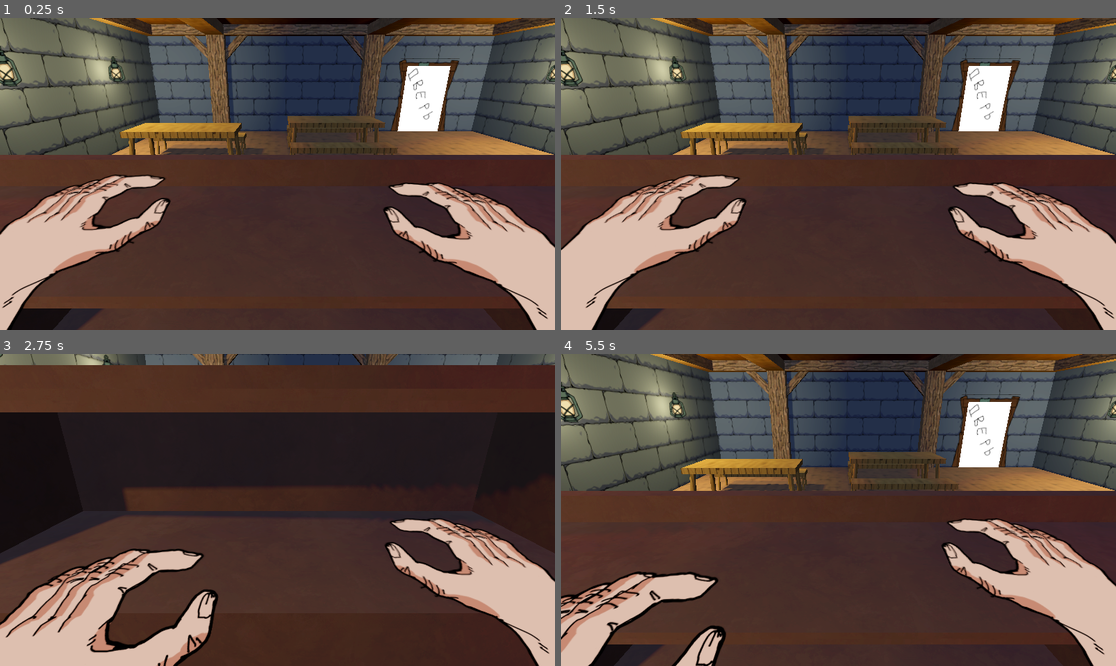
Above: before the commit, frames 1-4 (two rows, left to right).
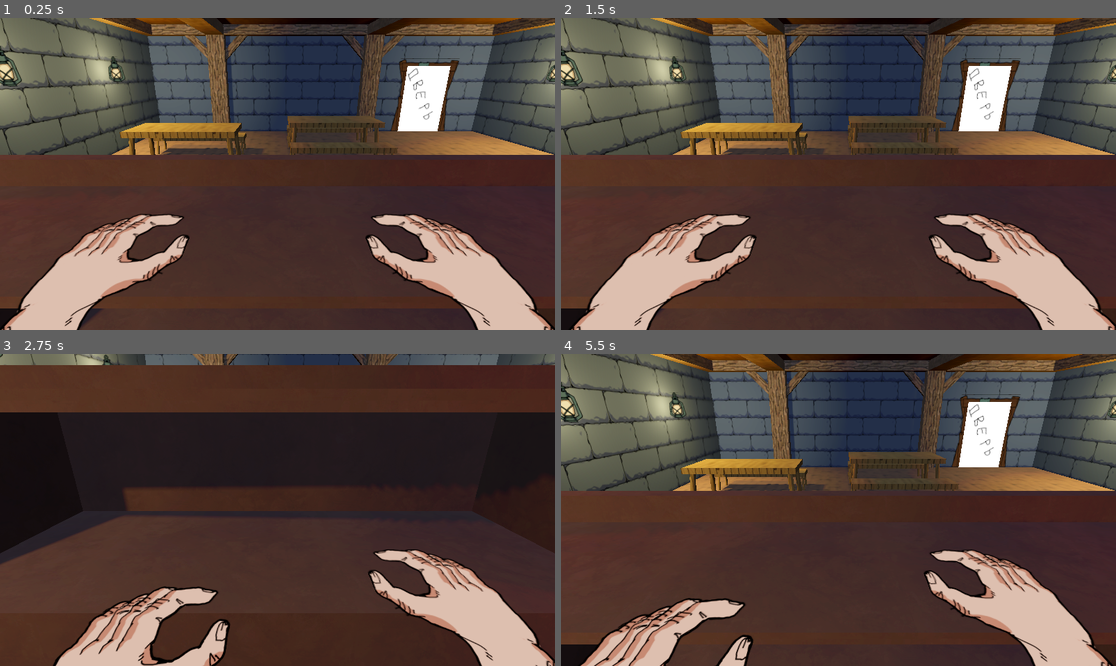
Above: after the commit, the same moments.

Repository: FinishedGames/FinishedGame3
Game: Godot game, scene res://Scenes/Tavern.tscn
The game is run twice, just before and just after one commit, with the same random seed, the same clock (stepped at 60 frames per second) and the same inputs.
Inputs (mouse positions are in pixels of both pictures, inside the frame that each line leads up to):
- Up to frame 1 (0.25 s): no input
- Up to frame 2 (1.5 s): tap Enter at 0.5 s; move the mouse to (866, 174) at 0.52 s; tap A (A) at 0.6 s; tap D (D) at 0.8, 1.35 s; move the mouse to (810, 174) at 1.27 s
- Up to frame 3 (2.75 s): tap S (S) at 1.55, 2.1 s; move the mouse to (288, 503) at 2.02 s; hold Shift (Shift) from 2.03 s (still down)
- Up to frame 4 (5.5 s): move the mouse to (832, 516) at 2.77 s; release Shift (Shift) at 2.78 s; tap Shift (Shift) at 2.85 s; click (832, 516) at 3.05 s; move the mouse to (877, 513) at 3.52 s; press the mouse at (877, 513) at 3.53 s; tap A (A) at 3.8, 4.35 s; move the mouse to (794, 506) at 4.27 s; release the mouse at (794, 506) at 4.28 s; tap D (D) at 4.55, 5.1 s; move the mouse to (844, 510) at 5.02 s; tap S (S) at 5.3 s

The runs differ from the first frame. In frame 1, 19% of the frame differs, in the area x 0-100%, y 50-100%; in frame 2, 18%; in frame 3, 19%, in the area x 0-100%, y 52-100%; in frame 4, 17%.

Commit message:
added collision for hands
clamp, my goat

Diff:
--- a/Scenes/Player.tscn
+++ b/Scenes/Player.tscn
@@ -20,12 +20,12 @@
 wait_time = 0.3
 
 [node name="LeftHand" type="Node3D" parent="."]
-transform = Transform3D(1, 0, 0, 0, 1, 0, 0, 0, 1, -0.35, -0.286, -0.68)
+transform = Transform3D(1, 0, 0, 0, 1, 0, 0, 0, 1, -0.35, -0.4, -0.5)
 script = ExtResource("2_obhq6")
 SPEED = 2.0
 
 [node name="Sprite3D" type="Sprite3D" parent="LeftHand"]
-transform = Transform3D(1, 0, 0, 0, -0.258819, -0.965926, 0, 0.965926, -0.258819, 0, 0, 0.4)
+transform = Transform3D(1, 0, 0, 0, -0.173648, -0.984808, 0, 0.984808, -0.173648, 0, 0, 0.15)
 flip_v = true
 pixel_size = 0.0003
 texture = ExtResource("2_y1ent")
@@ -33,11 +33,11 @@
 region_rect = Rect2(211, 51, 935, 1997)
 
 [node name="RightHand" type="Node3D" parent="."]
-transform = Transform3D(1, 0, 0, 0, 1, 0, 0, 0, 1, 0.35, -0.305, -0.68)
+transform = Transform3D(1, 0, 0, 0, 1, 0, 0, 0, 1, 0.35, -0.4, -0.5)
 script = ExtResource("4_548bs")
 
 [node name="Sprite3D" type="Sprite3D" parent="RightHand"]
-transform = Transform3D(1, 0, 0, 0, -0.258819, -0.965926, 0, 0.965926, -0.258819, 0, 0, 0.4)
+transform = Transform3D(1, 0, 0, 0, -0.173648, -0.984808, 0, 0.984808, -0.173648, 0, 0, 0.15)
 flip_h = true
 flip_v = true
 pixel_size = 0.0003
--- a/Scenes/Tavern.tscn
+++ b/Scenes/Tavern.tscn
@@ -532,7 +532,7 @@
 shadow_enabled = true
 
 [node name="Player" parent="." node_paths=PackedStringArray("POS_1", "POS_2", "POS_3", "POS_4") instance=ExtResource("6_w34x8")]
-transform = Transform3D(1, 0, 0, 0, 1, 0, 0, 0, 1, 0, 1.6, 3.643)
+transform = Transform3D(1, 0, 0, 0, 1, 0, 0, 0, 1, 0, 1.6, 3.3)
 POS_1 = NodePath("../One")
 POS_2 = NodePath("../Two")
 POS_3 = NodePath("../Three")
--- a/Scripts/Player.gd
+++ b/Scripts/Player.gd
@@ -29,7 +29,7 @@
 ## How fast player moves up/down
 @export var VERTICAL_SPEED: float = 10.0
 ## How many units player moves their hands when moving up/down
-@export var Z_HAND_DELTA: float = 0.3
+@export var Z_HAND_TEMP_POS: float = -0.2
 ## How fast player moves their hands when moving up/down.
 @export var Z_HAND_SPEED: float = 10.0
 
@@ -53,10 +53,10 @@
 	var halfway = self.position.x + (PosDict[number].position.x - self.position.x) / 2
 
 	var left_hand_pos = left_hand.position.z
-	var left_hand_temp_pos = left_hand.position.z + Z_HAND_DELTA
+	var left_hand_temp_pos = Z_HAND_TEMP_POS
 
 	var right_hand_pos = right_hand.position.z
-	var right_hand_temp_pos = right_hand.position.z + Z_HAND_DELTA
+	var right_hand_temp_pos = Z_HAND_TEMP_POS
 
 	var first_tween = create_tween()
 
@@ -108,10 +108,10 @@
 	var first_right_hand_tween = create_tween()
 
 	var left_hand_pos = left_hand.position.z
-	var left_hand_temp_pos = left_hand.position.z + Z_HAND_DELTA
+	var left_hand_temp_pos = Z_HAND_TEMP_POS
 
 	var right_hand_pos = right_hand.position.z
-	var right_hand_temp_pos = right_hand.position.z + Z_HAND_DELTA
+	var right_hand_temp_pos = Z_HAND_TEMP_POS
 
 	horizontal_move_locked = true
 	vertical_move_locked = true
--- a/Scripts/left_hand.gd
+++ b/Scripts/left_hand.gd
@@ -1,9 +1,16 @@
 extends Node3D
 
 @export var SPEED = 1.0
-@export var ACCELERATION = 3.0
+@export var ACCELERATION = 2.0
+
+@export var far_left = Vector3(-0.7, -1, -1.3)
+@export var near_right = Vector3(0.3, 1, -0.3)
 
 var velocity = Vector3(0, 0, 0)
+
+func check_box(hand_pos : Vector3) -> bool:
+	var in_box = hand_pos.z <= -0.3 and hand_pos.z >= -1.3 and hand_pos.x >= -0.8 and hand_pos.x <= 0
+	return in_box
 
 # Called when the node enters the scene tree for the first time.
 func _ready() -> void:
@@ -16,3 +23,4 @@
 	var direction = (transform.basis * Vector3(input_dir.x, 0, input_dir.y)).normalized()
 	velocity = lerp(velocity, direction * SPEED, ACCELERATION * delta)
 	position = position + velocity * delta
+	position = position.clamp(far_left, near_right)
--- a/Scripts/right_hand.gd
+++ b/Scripts/right_hand.gd
@@ -1,11 +1,11 @@
 extends Node3D
 
-@export var SPEED = 1.0
-@export var ACCELERATION = 2.0
-@export var DECCELERATION = 3.0
+@export var SPEED = 2.0
 @export var SENSITIVITY = 0.0005
 
-var velocity = Vector3(0, 0, 0)
+@export var far_left = Vector3(-0.3, -1, -1.3)
+@export var near_right = Vector3(0.7, 1, -0.3)
+
 
 @onready var target_position = position
 
@@ -22,11 +22,9 @@
 func _unhandled_input(event):
 	if event is InputEventMouseMotion and Input.get_mouse_mode() == Input.MOUSE_MODE_CAPTURED:
 		target_position = target_position + Vector3(event.screen_relative.x, 0, event.screen_relative.y) * SENSITIVITY
-
-
+		print(target_position)
+		target_position = target_position.clamp(far_left, near_right)
 
 # Called every frame. 'delta' is the elapsed time since the previous frame.
 func _process(delta: float) -> void:
-#	var direction = Vector3(input_dir.x, 0, input_dir.y).normalized()
-#	velocity = lerp(velocity, Vector3(mouse_velocity.x, 0, mouse_velocity.y) * SPEED, ACCELERATION * delta)
-	position = lerp(position, target_position, delta)
+	position = lerp(position, target_position, delta * SPEED)
